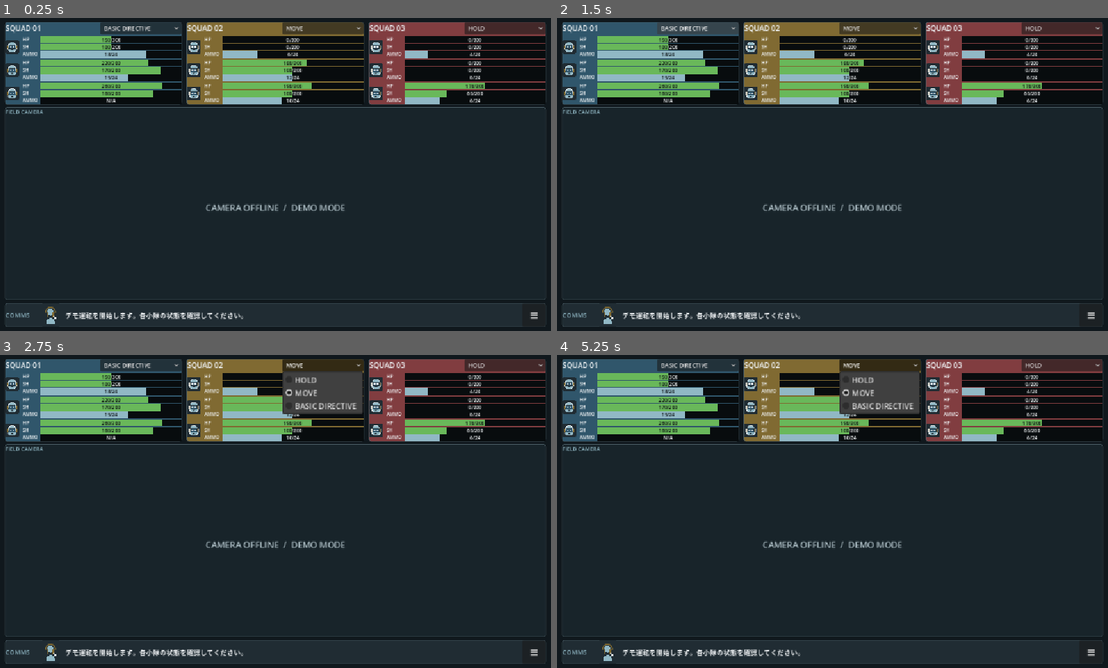
Above: before the commit, frames 1-4 (two rows, left to right).
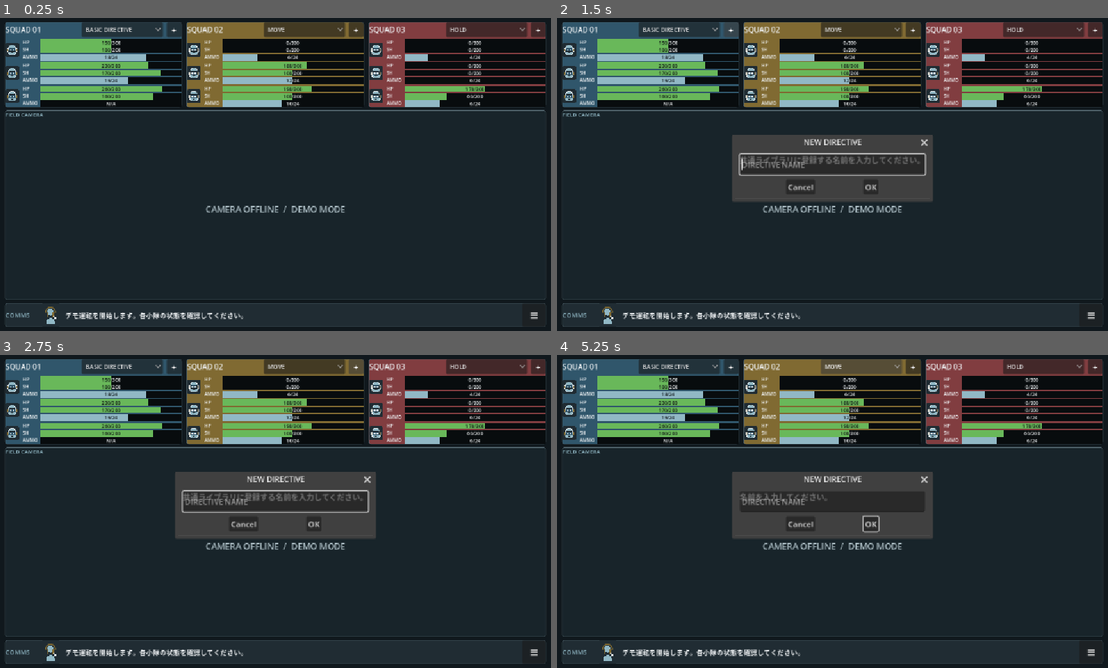
Above: after the commit, the same moments.

Repository: TakutoMiura/mate-prototype
Game: Godot game, scene res://Scenes/combat_hud.tscn
Same seed, same stepped clock (60 frames per second), same inputs: the game is played once before the commit and once after it.
Inputs (mouse positions are in pixels of both pictures, inside the frame that each line leads up to):
- Up to frame 1 (0.25 s): no input
- Up to frame 2 (1.5 s): click "BASIC DIRECTIVE" at 0.5 s; click (733, 30) at 1.25 s, where only the run after the commit has a clickable "+"
- Up to frame 3 (2.75 s): click (358, 367) at 2 s, where only the run after the commit has a clickable "+"
- Up to frame 4 (5.25 s): click (1096, 367) at 2.75 s, where only the run after the commit has a clickable "+"; click (871, 524) at 3.5 s, where only the run after the commit has a clickable "OK"; click (871, 524) at 4.25 s, where only the run after the commit has a clickable "OK"; click "MOVE" at 5 s

The runs differ from the first frame. In frame 1, 11% of the frame differs, in the area x 1-99%, y 1-63%; in frame 2, 17%; in frame 3, 18%; in frame 4, 18%.

Commit message:
Add shared directive registration flow

Diff:
--- a/Scripts/UI/combat_hud.gd
+++ b/Scripts/UI/combat_hud.gd
@@ -14,6 +14,8 @@
 var _squad_row: HBoxContainer
 var _camera_status_label: Label
 var _communication_panel: CommunicationPanel
+var _directive_name_dialog: ConfirmationDialog
+var _directive_name_input: LineEdit
 
 
 func _ready() -> void:
@@ -115,6 +117,21 @@
 
 	_communication_panel = CommunicationPanel.new()
 	layout.add_child(_communication_panel)
+	_build_directive_name_dialog()
+
+
+func _build_directive_name_dialog() -> void:
+	_directive_name_dialog = ConfirmationDialog.new()
+	_directive_name_dialog.title = "NEW DIRECTIVE"
+	_directive_name_dialog.dialog_text = "共通ライブラリに登録する名前を入力してください。"
+	_directive_name_dialog.confirmed.connect(_on_directive_name_confirmed)
+	add_child(_directive_name_dialog)
+
+	_directive_name_input = LineEdit.new()
+	_directive_name_input.placeholder_text = "DIRECTIVE NAME"
+	_directive_name_input.custom_minimum_size = Vector2(320, 0)
+	_directive_name_input.size_flags_horizontal = Control.SIZE_EXPAND_FILL
+	_directive_name_dialog.add_child(_directive_name_input)
 
 
 func _refresh_squad_panels() -> void:
@@ -129,6 +146,7 @@
 		panel.size_flags_vertical = Control.SIZE_EXPAND_FILL
 		panel.squad_selected.connect(_on_squad_selected)
 		panel.order_requested.connect(_on_order_requested)
+		panel.directive_creation_requested.connect(_on_directive_creation_requested)
 		_squad_row.add_child(panel)
 		panel.set_squad_data(squad, squad.squad_number == _selected_squad, directive_library)
 
@@ -146,6 +164,26 @@
 			squad.active_order_id = order_id
 			break
 	squad_order_change_requested.emit(squad_number, order_id)
+
+
+func _on_directive_creation_requested(_squad_number: int) -> void:
+	_directive_name_input.text = ""
+	_directive_name_dialog.dialog_text = "共通ライブラリに登録する名前を入力してください。"
+	_directive_name_dialog.popup_centered()
+	_directive_name_input.grab_focus.call_deferred()
+
+
+func _on_directive_name_confirmed() -> void:
+	var directive_name := _directive_name_input.text.strip_edges()
+	if directive_name.is_empty():
+		_directive_name_dialog.dialog_text = "名前を入力してください。"
+		_directive_name_dialog.popup_centered.call_deferred()
+		return
+	if directive_library.register_directive(directive_name) == null:
+		_directive_name_dialog.dialog_text = "同じ名前のDIRECTIVEが既にあります。別の名前を入力してください。"
+		_directive_name_dialog.popup_centered.call_deferred()
+		return
+	_refresh_squad_panels()
 
 
 func _panel_style(color: Color) -> StyleBoxFlat:
@@ -213,6 +251,7 @@
 func _ensure_basic_directive() -> void:
 	if directive_library == null:
 		return
+	directive_library.ensure_unique_identifiers()
 	for directive in directive_library.directives:
 		if directive != null and directive.behavior_profile == DirectiveDefinition.BASIC_BEHAVIOR_PROFILE:
 			directive.identifier = "directive.basic"
--- a/Scripts/UI/directive_definition.gd
+++ b/Scripts/UI/directive_definition.gd
@@ -2,7 +2,8 @@
 extends Resource
 
 const BASIC_BEHAVIOR_PROFILE := "basic"
+const CUSTOM_BEHAVIOR_PROFILE := "custom"
 
-@export var identifier: String = "directive.basic"
-@export var display_name: String = "BASIC DIRECTIVE"
-@export var behavior_profile: String = BASIC_BEHAVIOR_PROFILE
+@export var identifier: String = ""
+@export var display_name: String = ""
+@export var behavior_profile: String = CUSTOM_BEHAVIOR_PROFILE
--- a/Scripts/UI/directive_library.gd
+++ b/Scripts/UI/directive_library.gd
@@ -2,3 +2,56 @@
 extends Resource
 
 @export var directives: Array[DirectiveDefinition] = []
+
+
+func register_directive(display_name: String) -> DirectiveDefinition:
+	var normalized_name := display_name.strip_edges()
+	if normalized_name.is_empty() or _has_display_name(normalized_name):
+		return null
+
+	var directive := DirectiveDefinition.new()
+	directive.identifier = _next_identifier()
+	directive.display_name = normalized_name
+	directive.behavior_profile = DirectiveDefinition.CUSTOM_BEHAVIOR_PROFILE
+	directives.append(directive)
+	return directive
+
+
+func ensure_unique_identifiers() -> void:
+	var used_identifiers: Dictionary = {"directive.basic": true}
+	var has_basic_directive := false
+	for directive in directives:
+		if directive == null:
+			continue
+		if directive.behavior_profile == DirectiveDefinition.BASIC_BEHAVIOR_PROFILE and not has_basic_directive:
+			directive.identifier = "directive.basic"
+			has_basic_directive = true
+			continue
+		if directive.identifier.is_empty() or used_identifiers.has(directive.identifier):
+			directive.identifier = _next_identifier(used_identifiers)
+		used_identifiers[directive.identifier] = true
+
+
+func _next_identifier(used_identifiers: Dictionary = {}) -> String:
+	var suffix := 1
+	var candidate := ""
+	while true:
+		candidate = "directive.%03d" % suffix
+		if not used_identifiers.has(candidate) and not _has_identifier(candidate):
+			return candidate
+		suffix += 1
+	return candidate
+
+
+func _has_identifier(identifier: String) -> bool:
+	for directive in directives:
+		if directive != null and directive.identifier == identifier:
+			return true
+	return false
+
+
+func _has_display_name(display_name: String) -> bool:
+	for directive in directives:
+		if directive != null and directive.display_name.strip_edges().to_lower() == display_name.to_lower():
+			return true
+	return false
--- a/Scripts/UI/squad_panel.gd
+++ b/Scripts/UI/squad_panel.gd
@@ -3,6 +3,7 @@
 
 signal squad_selected(squad_number: int)
 signal order_requested(squad_number: int, order_id: String)
+signal directive_creation_requested(squad_number: int)
 
 const MATE_ICON := preload("res://Assets/mate_face_placeholder.svg")
 const PANEL_SURFACE := Color("#202C33")
@@ -91,6 +92,14 @@
 	if not _inactive:
 		_order_selector.select(_order_ids.find(_data.active_order_id))
 	header.add_child(_order_selector)
+
+	var add_directive_button := Button.new()
+	add_directive_button.text = "+"
+	add_directive_button.tooltip_text = "共通ライブラリにDIRECTIVEを追加"
+	add_directive_button.custom_minimum_size = Vector2(30, 0)
+	add_directive_button.disabled = _inactive
+	add_directive_button.pressed.connect(_on_add_directive_pressed)
+	header.add_child(add_directive_button)
 
 	if _inactive:
 		var no_unit := Label.new()
@@ -181,3 +190,9 @@
 	if _inactive or index < 0 or index >= _order_ids.size():
 		return
 	order_requested.emit(_data.squad_number, _order_ids[index])
+
+
+func _on_add_directive_pressed() -> void:
+	if _inactive or _data == null:
+		return
+	directive_creation_requested.emit(_data.squad_number)
Not shown, changed: Documents/ACCEPTANCE_TESTS.md
Not shown, changed: Documents/UI_DESIGN.md
